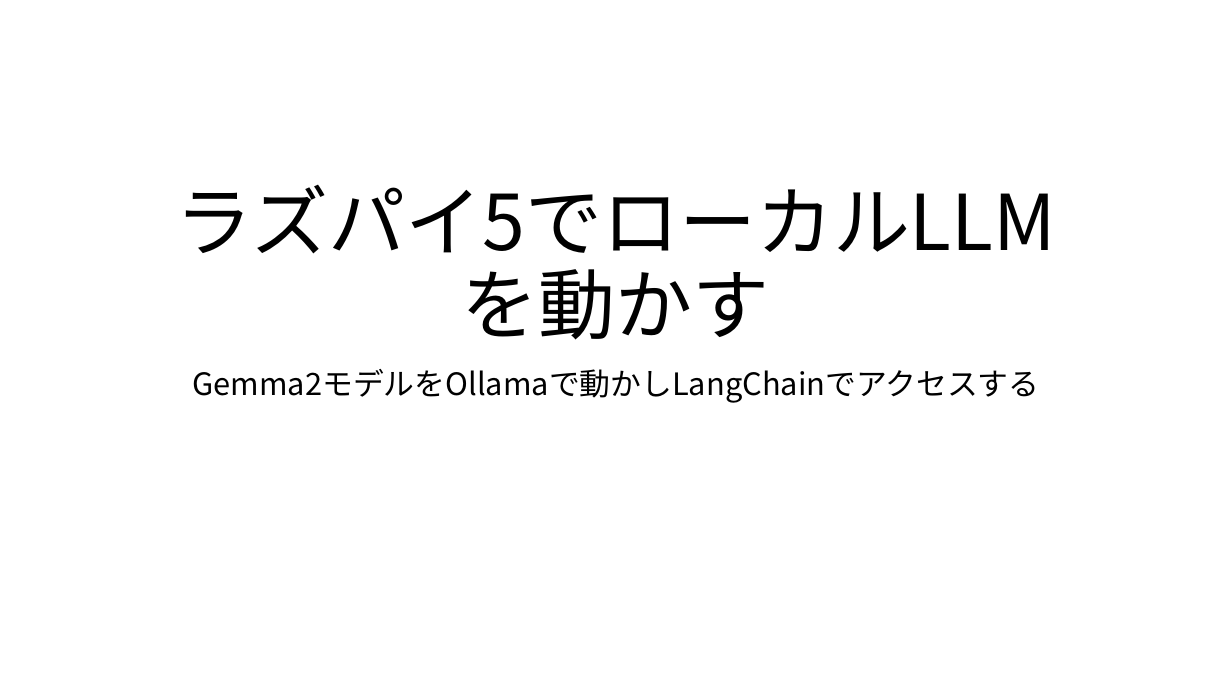
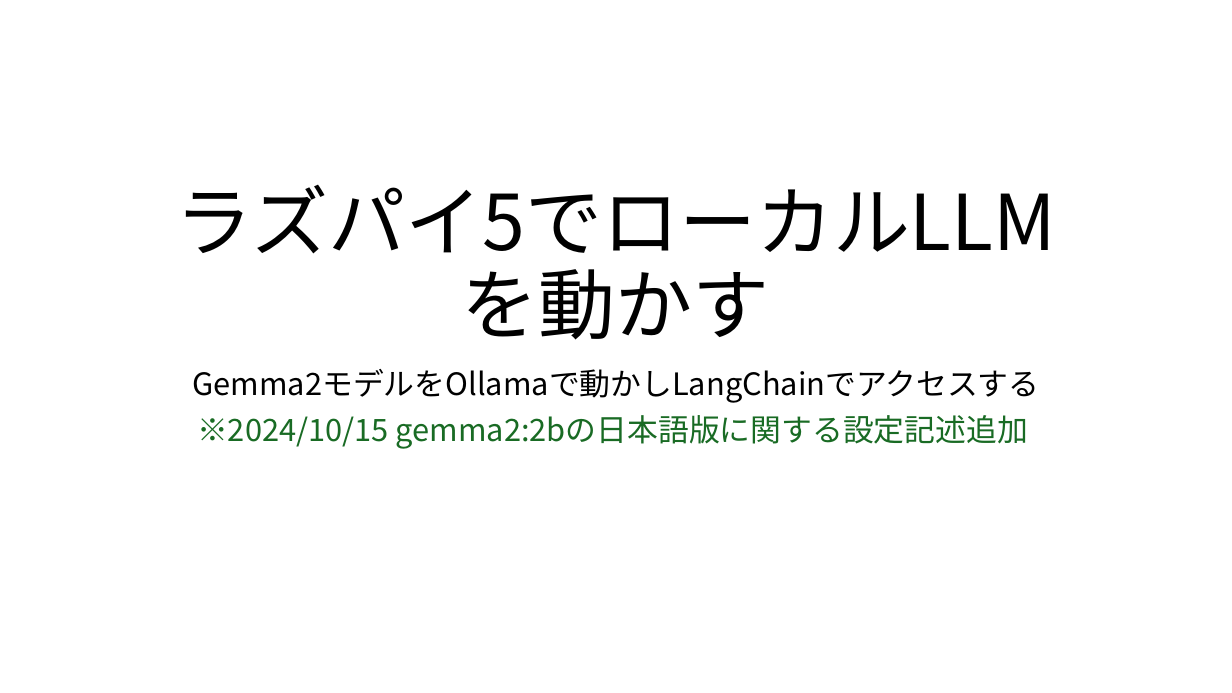
Before and after one commit to koga-miko/misc, a slide deck: slide 1 of raspberry-pi-report/ラズパイ5でローカルLLMを動かす.pptx. Drawn at 1232x693 pixels with LibreOffice and Linux fonts; fonts in the diff are those of the drawing. Boxes give left, top, right and bottom in pixels: in the first picture for what was removed or moved away, otherwise in the second. Text is boxed around its words. In the diff, an @@ line names an element or a change of style, - is before the commit and + after.

```diff
--- a/raspberry-pi-report/ラズパイ5でローカルLLMを動かす.pptx
+++ b/raspberry-pi-report/ラズパイ5でローカルLLMを動かす.pptx
@@ subtitle at [197,415,1028,449]: paragraph added @@
+※2024/10/15 gemma2:2bの日本語版に関する設定記述追加
```
Also in this commit, not shown: 5 other slides changed.
